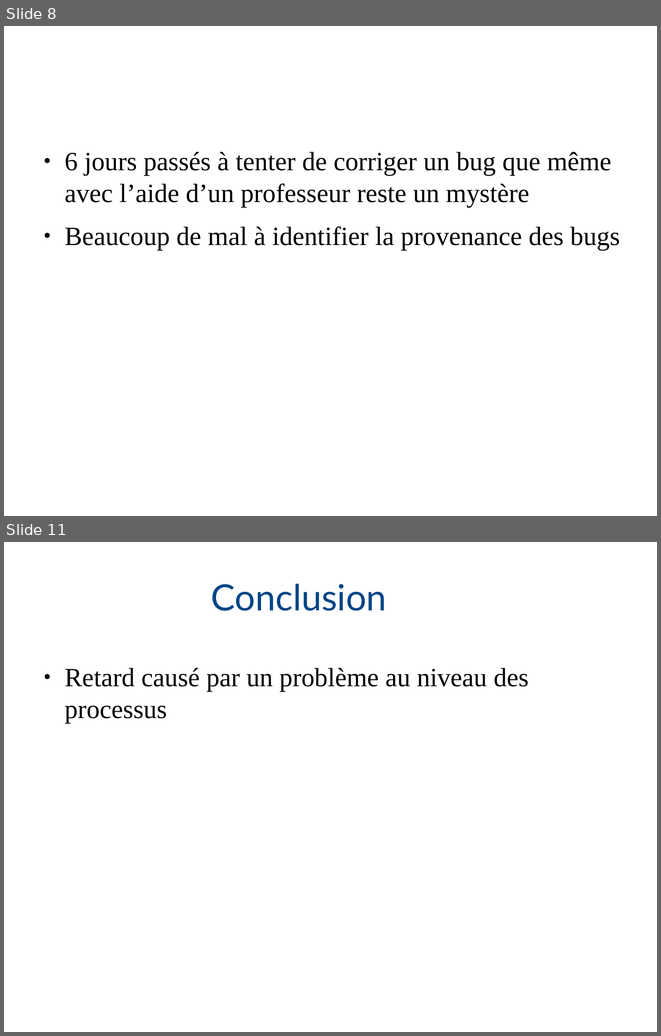
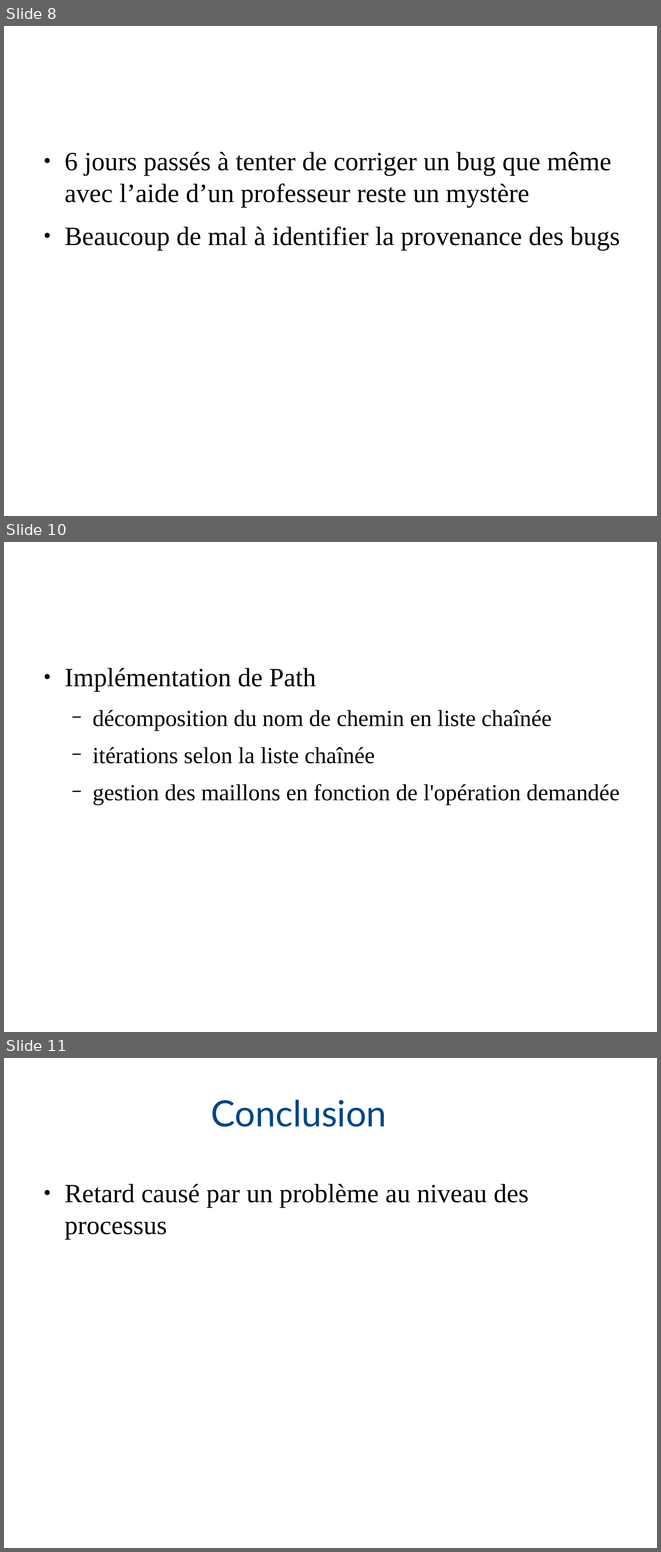
Before and after one commit to DiabetGuy/NachOS-TEAM-B-IM2AG-2017, a slide deck: Présentation.odp. Shown one above the other, each under a label of ours: slides 8 and 11 before the commit, slides 8, 10 and 11 after it; the slides between them are not shown. The pictures are 661x1036 and 661x1552 pixels, drawn with LibreOffice and Linux fonts; fonts in the diff are those of the drawing; background and template pictures are left out. Boxes give left, top, right and bottom in pixels: in the first picture for what was removed or moved away, otherwise in the second. Text is boxed around its words. In the diff, an @@ line names an element or a change of style, - is before the commit and + after.

Commit message:
Step 5 Part I Path constructor

```diff
--- a/Présentation.odp
+++ b/Présentation.odp
@@ slide 10 added at box(4, 542, 657, 1032), background picture (left out) @@
@@ text added at box(64, 668, 620, 805), 28 pt, text #000000 @@
+● Implémentation de Path
+  − décomposition du nom de chemin en liste chaînée
+  − itérations selon la liste chaînée
+  − gestion des maillons en fonction de l'opération demandée
```
Also in this commit, not shown: 2 slides changed, 1 slide removed, 3 other files.
